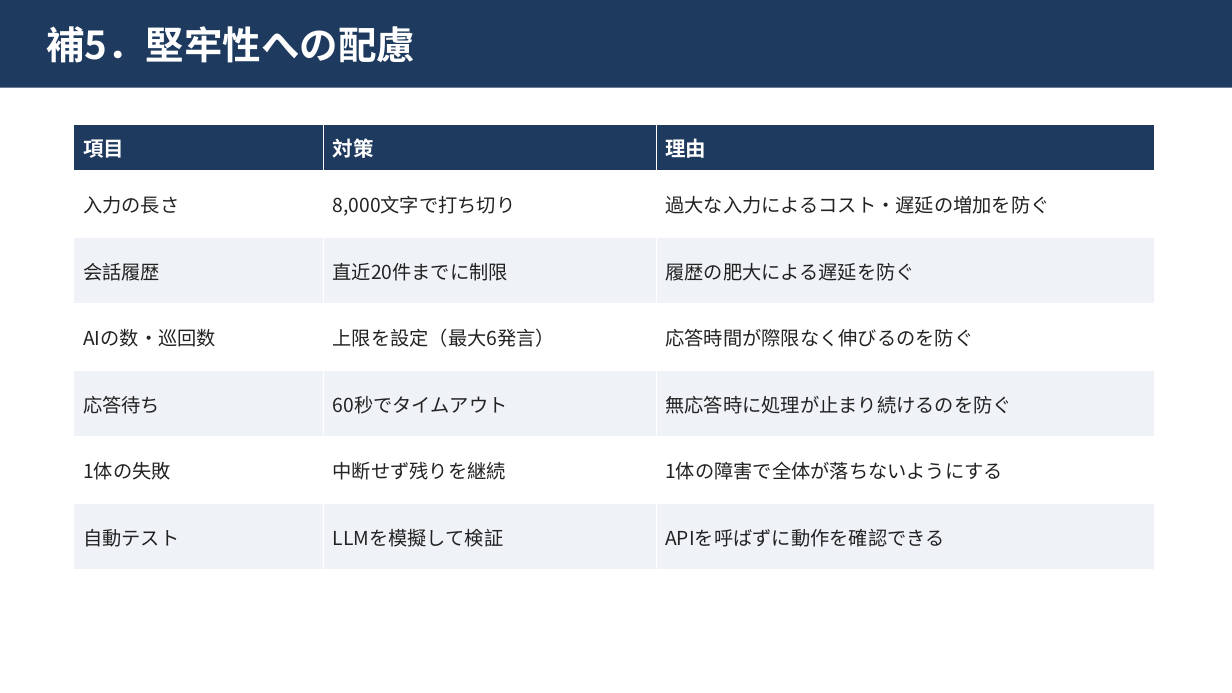
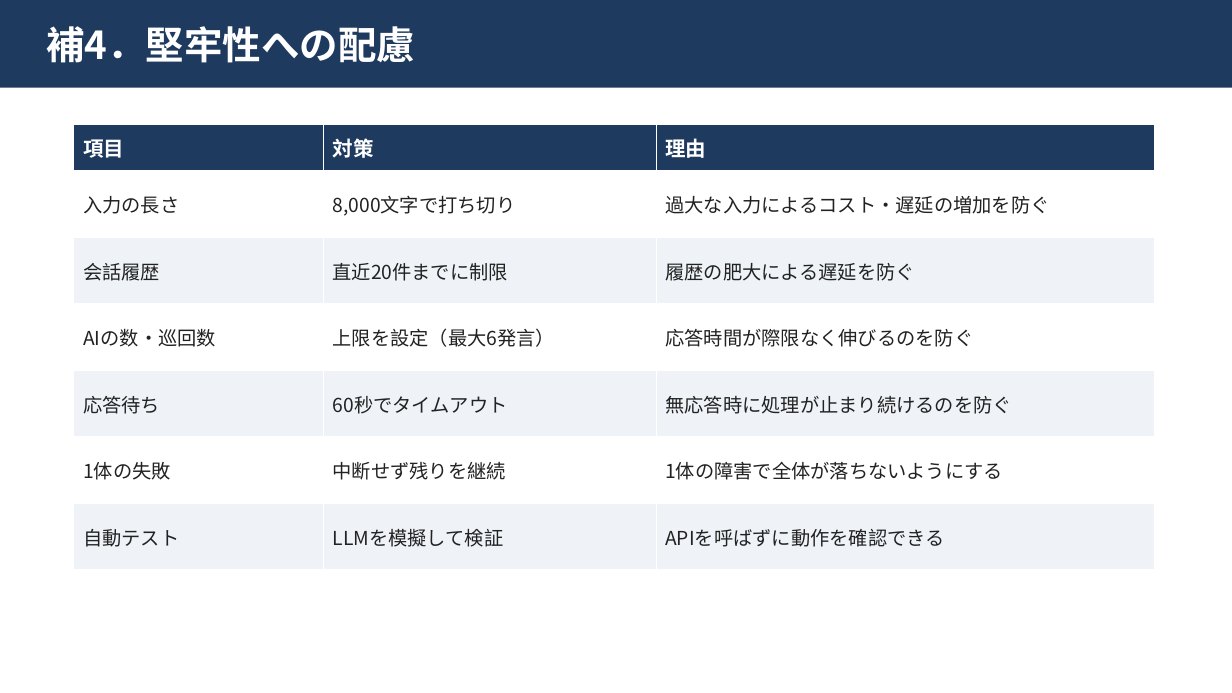
Before and after one commit to kaito3061/Trilogue1, a slide deck: slide 19 of docs/export/中間発表_柴尾.pptx (slide 21 before the commit). Drawn at 1232x693 pixels with LibreOffice and Linux fonts; fonts in the diff are those of the drawing. Boxes give left, top, right and bottom in pixels: in the first picture for what was removed or moved away, otherwise in the second. Text is boxed around its words. In the diff, an @@ line names an element or a change of style, - is before the commit and + after.

```diff
--- a/docs/export/中間発表_柴尾.pptx
+++ b/docs/export/中間発表_柴尾.pptx
@@ text in rectangle at box(46, 26, 415, 63): text changed @@
-補5．堅牢性への配慮
+補4．堅牢性への配慮
```
Also in this commit, not shown: 12 other slides changed, 1 slide added, 3 slides removed, 3 other files.
